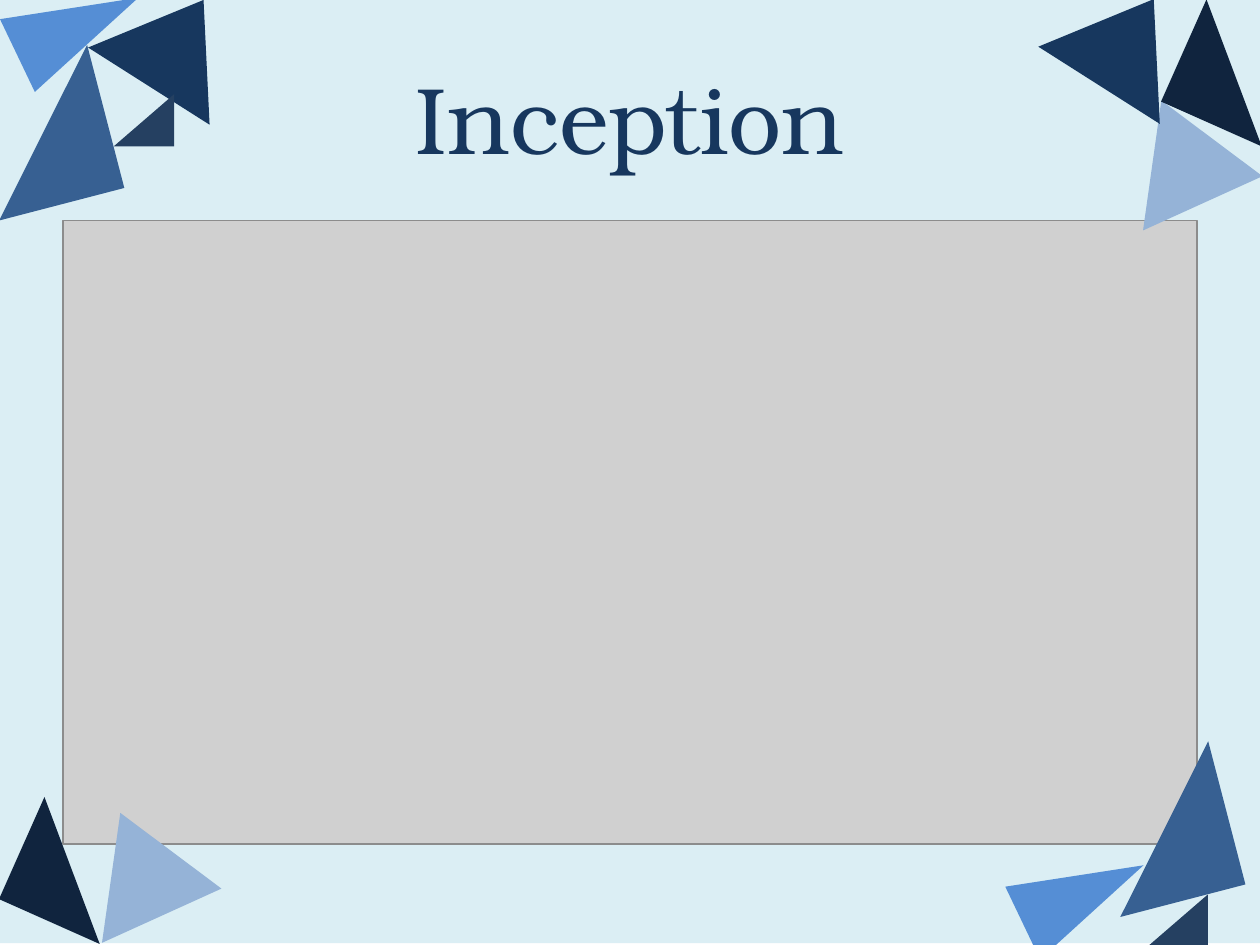
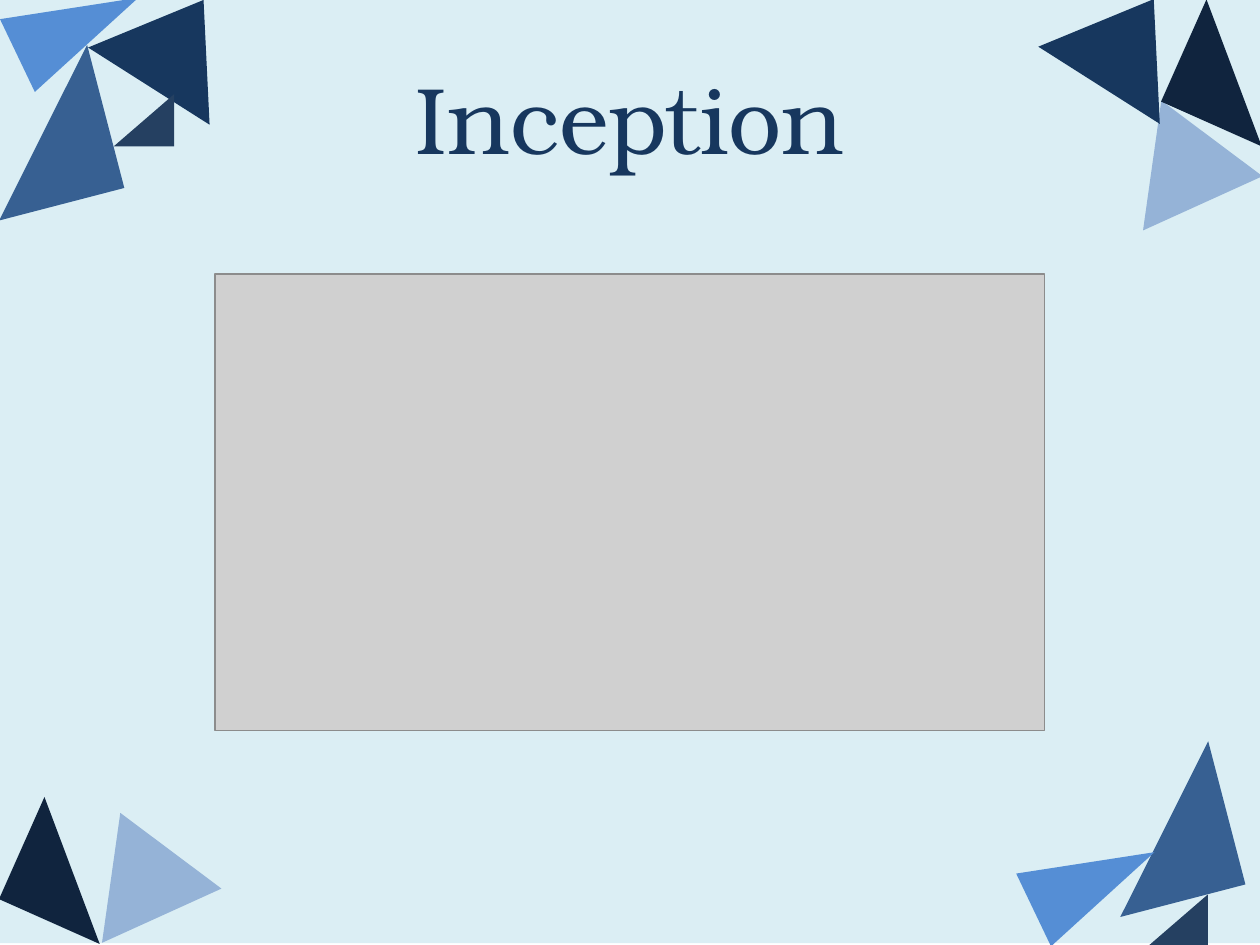
Before and after one commit to g-chag/CMPUT301F14T01-Team1Project, a slide deck: slide 2 of Demo Presentation/Demo Presentation.pptx. Drawn at 1260x945 pixels with LibreOffice and Linux fonts; fonts in the diff are those of the drawing; grey boxes stand for pictures. Boxes give left, top, right and bottom in pixels: in the first picture for what was removed or moved away, otherwise in the second. Text is boxed around its words. In the diff, an @@ line names an element or a change of style, - is before the commit and + after.

Commit message:
Added beginning speech to first two slides
Most of the introduction speech is on the second slide

```diff
--- a/Demo Presentation/Demo Presentation.pptx
+++ b/Demo Presentation/Demo Presentation.pptx
@@ picture: place and size @@
-picture at (63, 220, 1197, 844)
+picture at (215, 275, 1045, 731)
@@ triangle: place and size @@
-triangle at (1006, 829, 1161, 945)
+triangle at (1016, 816, 1171, 945)
```
